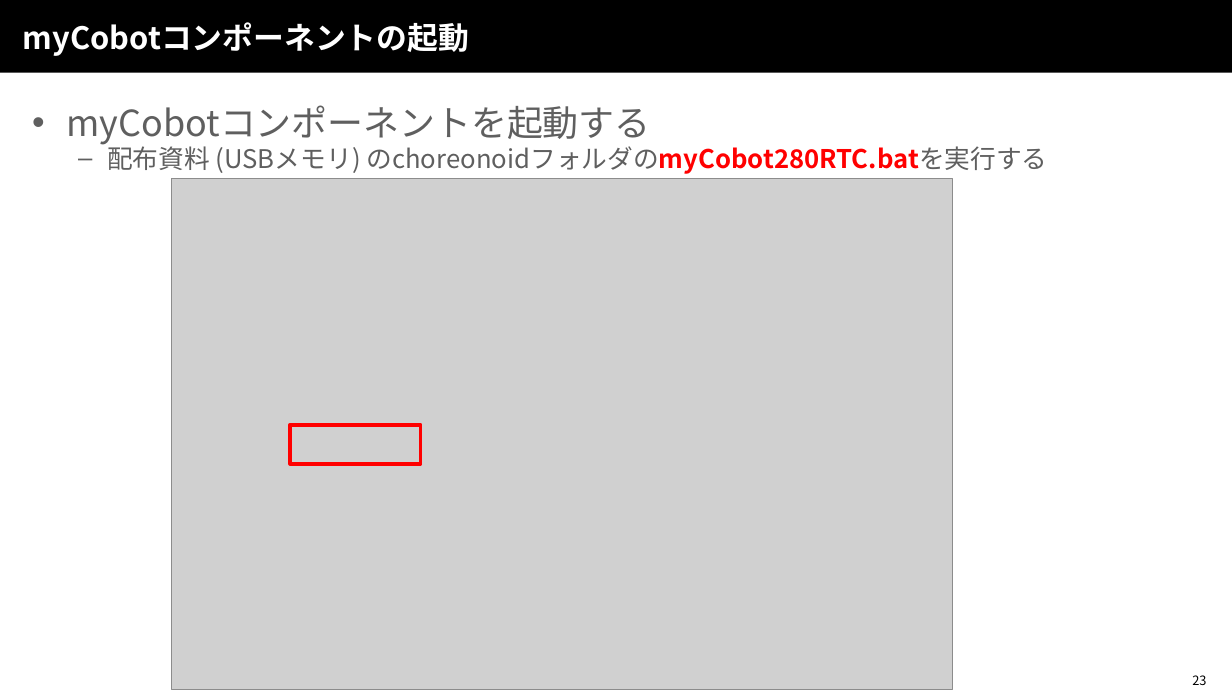
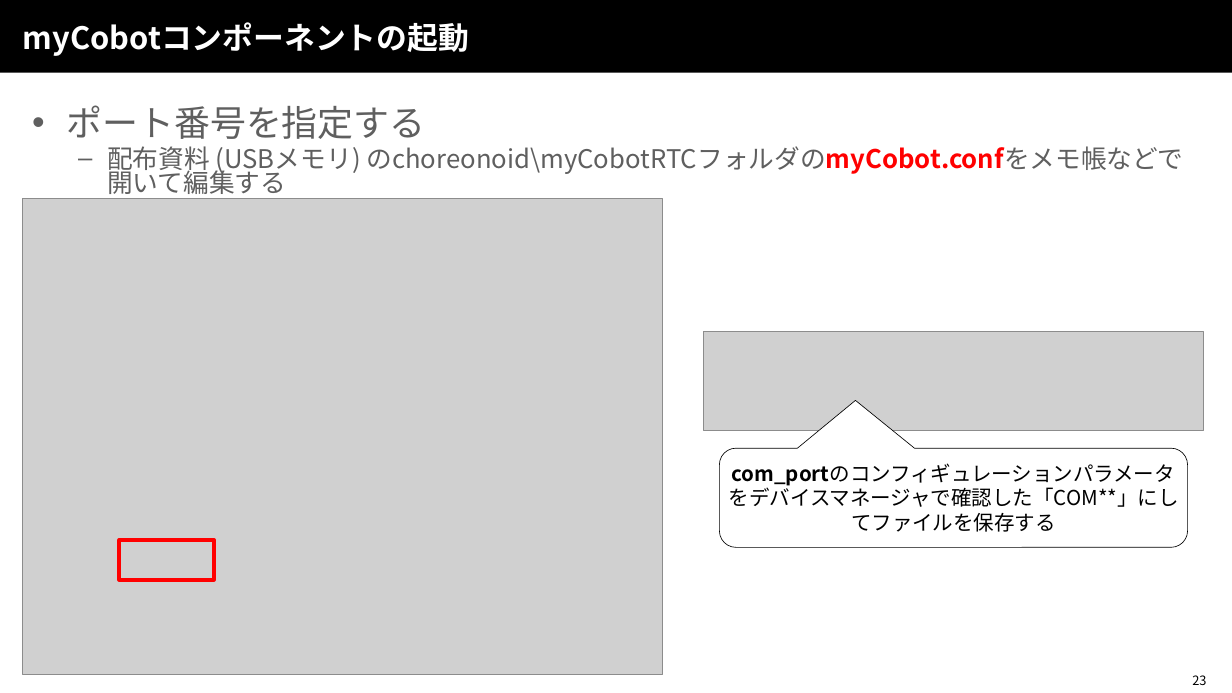
Before and after one commit to OpenRTM/RTM_Tutorial, a slide deck: slide 23 of ppt/サービスポート入門.pptx. Drawn at 1232x693 pixels with LibreOffice and Linux fonts; fonts in the diff are those of the drawing; grey boxes stand for pictures; background and template pictures are left out. Boxes give left, top, right and bottom in pixels: in the first picture for what was removed or moved away, otherwise in the second. Text is boxed around its words. In the diff, an @@ line names an element or a change of style, - is before the commit and + after.

```diff
--- a/ppt/サービスポート入門.pptx
+++ b/ppt/サービスポート入門.pptx
@@ text at (67,105,1184,174): text changed @@
-• myCobotコンポーネントを起動する
-  – 配布資料 (USBメモリ) のchoreonoidフォルダのmyCobot280RTC.batを実行する
+• ポート番号を指定する
+  – 配布資料 (USBメモリ) のchoreonoid\myCobotRTCフォルダのmyCobot.confをメモ帳などで開いて編集する
@@ picture removed at (172,179,953,690) @@
@@ picture added at (23,199,663,675) @@
@@ picture added at (704,332,1204,431) @@
@@ rectangle removed at (290,425,421,464) @@
@@ rounded speech box added at (720,448,1189,547), fill #FFFFFF, outline #000000 0.5 pt, 16 pt, text #000000 @@
+com_portのコンフィギュレーションパラメータをデバイスマネージャで確認した「COM**」にしてファイルを保存する
@@ rectangle added at (119,540,213,579), outline #FF0000 3 pt @@
```
Also in this commit, not shown: 5 other slides changed, 1 slide added, 6 other files.
